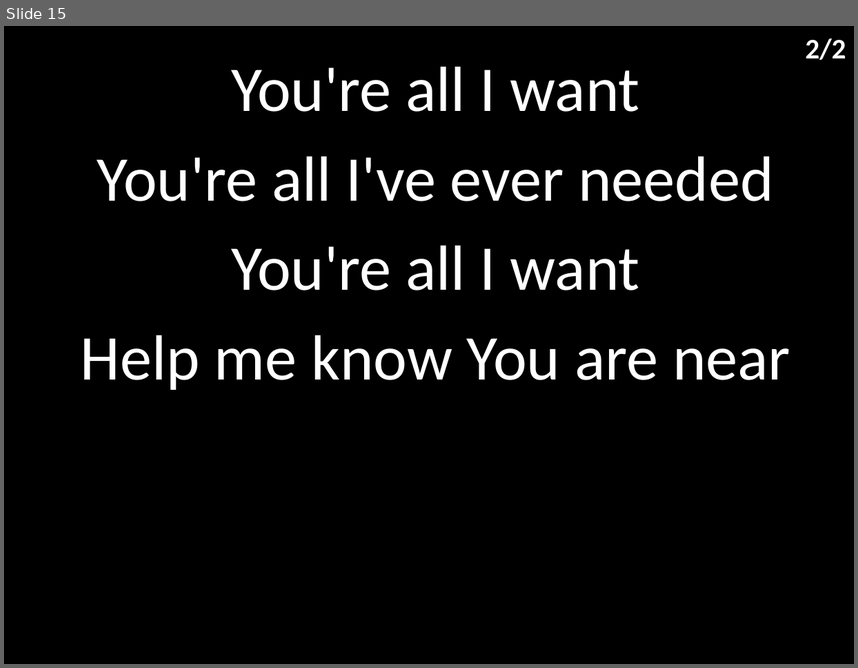
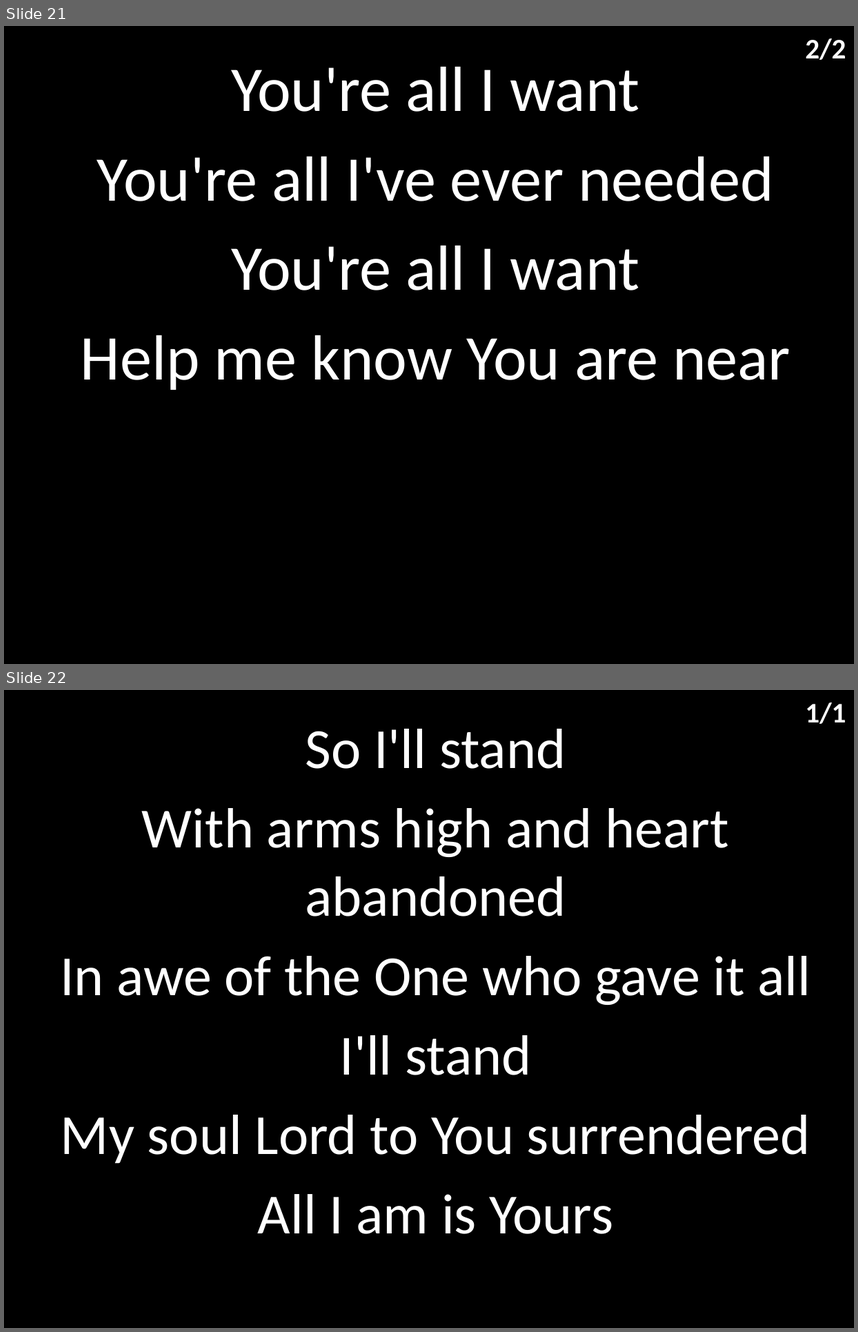
Before and after one commit to hoo-are-ya/worship, a slide deck: docs/songs_23-01-2022.pptx. Shown one above the other, each under a label of ours: slide 15 before the commit, slides 21 and 22 after it. The pictures are 858x668 and 858x1332 pixels, drawn with LibreOffice and Linux fonts; fonts in the diff are those of the drawing. Boxes give left, top, right and bottom in pixels: in the first picture for what was removed or moved away, otherwise in the second. Text is boxed around its words. In the diff, an @@ line names an element or a change of style, - is before the commit and + after.

```diff
--- a/docs/songs_23-01-2022.pptx
+++ b/docs/songs_23-01-2022.pptx
@@ slide 22 added at (4, 690, 854, 1328), background #000000 @@
@@ text added at (805, 702, 846, 724), 24 pt, text #FFFFFF, bold @@
+1/1
@@ subtitle added at (60, 729, 811, 1234), 48 pt, text #FFFFFF @@
+So I'll stand
+With arms high and heart abandoned
+In awe of the One who gave it all
+I'll stand
+My soul Lord to You surrendered
+All I am is Yours
@@ what was slide 15 is now slide 21 @@
```
Also in this commit, not shown: 10 other slides added, 1 other file.
